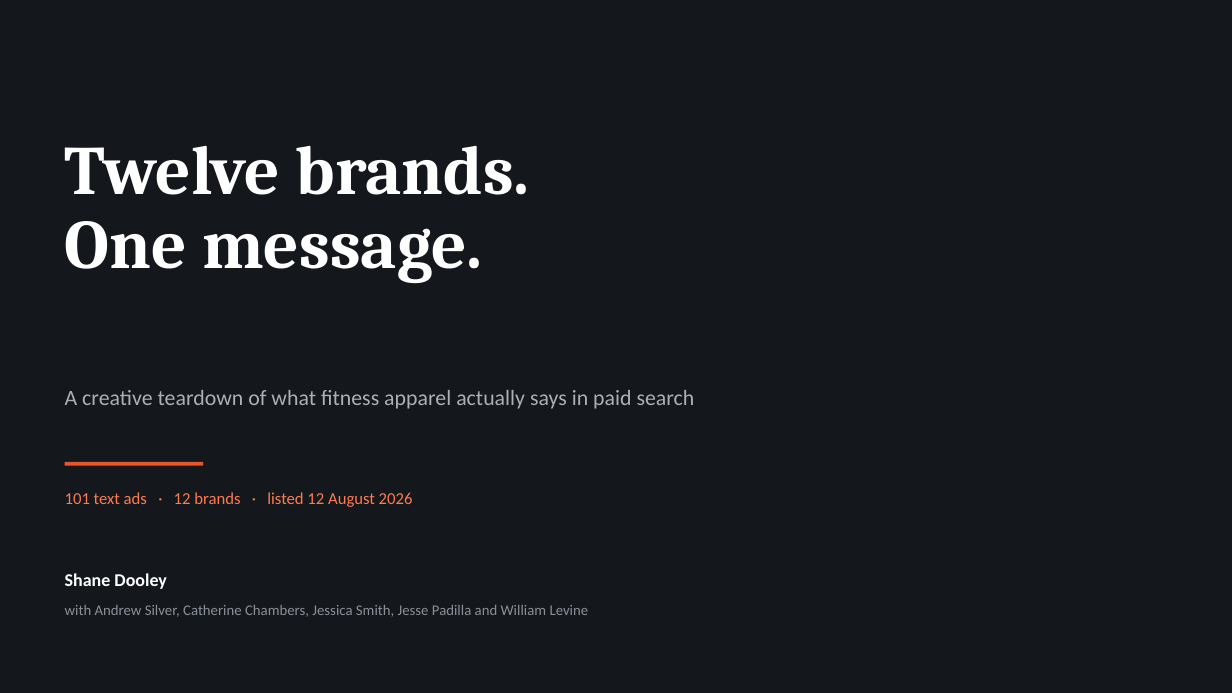
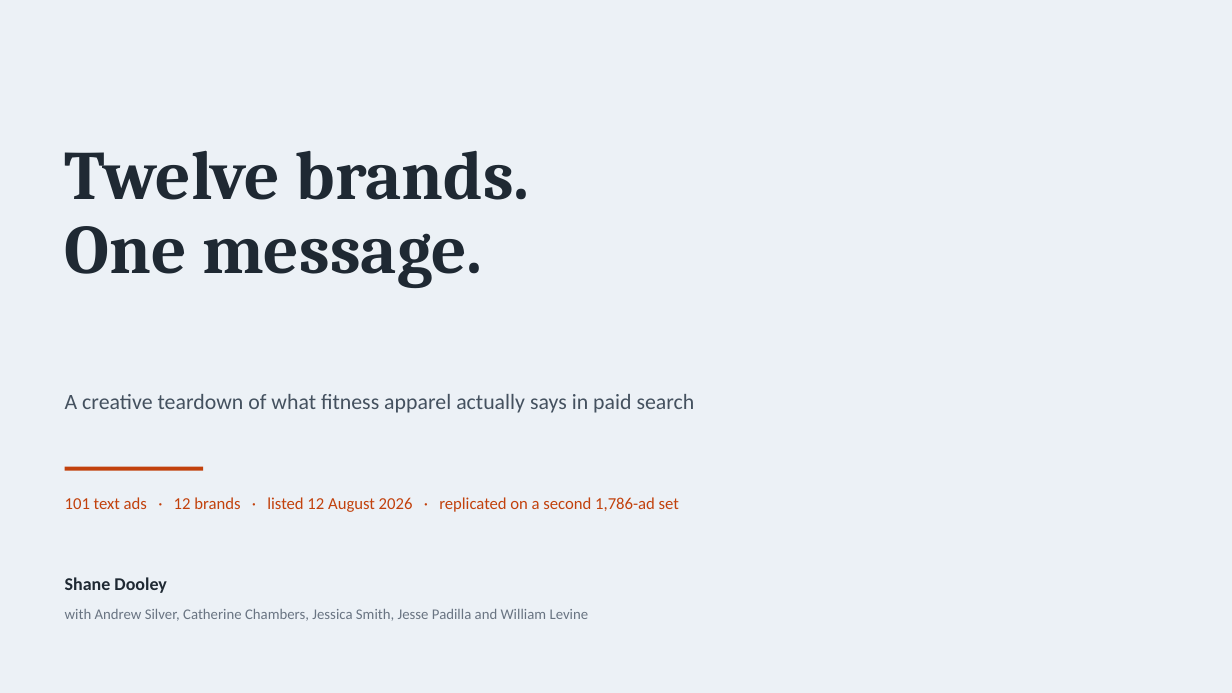
Before and after one commit to spdooley5949/Creative-Teardown-Marketing, a slide deck: slide 1 of output/Dooley_Creative_Teardown_Findings.pptx. Drawn at 1232x693 pixels with LibreOffice and Linux fonts; fonts in the diff are those of the drawing. Boxes give left, top, right and bottom in pixels: in the first picture for what was removed or moved away, otherwise in the second. Text is boxed around its words. In the diff, an @@ line names an element or a change of style, - is before the commit and + after.

```diff
--- a/output/Dooley_Creative_Teardown_Findings.pptx
+++ b/output/Dooley_Creative_Teardown_Findings.pptx
@@ background #14181C to #ECF1F6 @@
@@ text "Twelve brands." at box(65, 150, 530, 288): text colour #FFFFFF to #1F2933 @@
@@ text "A creative teardown of what ..." at box(65, 394, 695, 413): text colour #AAB0B8 to #44515F @@
@@ rectangle: place and size @@
-rectangle at box(65, 462, 203, 466)
+rectangle at box(65, 467, 203, 470)
@@ rectangle at box(65, 467, 203, 470): fill #E8562A to #C2410C @@
@@ text at box(65, 497, 679, 512): text changed; text colour #FF7A4D to #C2410C @@
-101 text ads · 12 brands · listed 12 August 2026
+101 text ads · 12 brands · listed 12 August 2026 · replicated on a second 1,786-ad set
@@ text "Shane Dooley" at box(65, 577, 167, 593): text colour #FFFFFF to #1F2933 @@
@@ text "with Andrew Silver, Catherine Chambers, ..." at box(65, 609, 589, 621): text colour #8A9099 to #697482 @@
```
Also in this commit, not shown: 8 other slides changed, 1 slide added, 1 other file.
